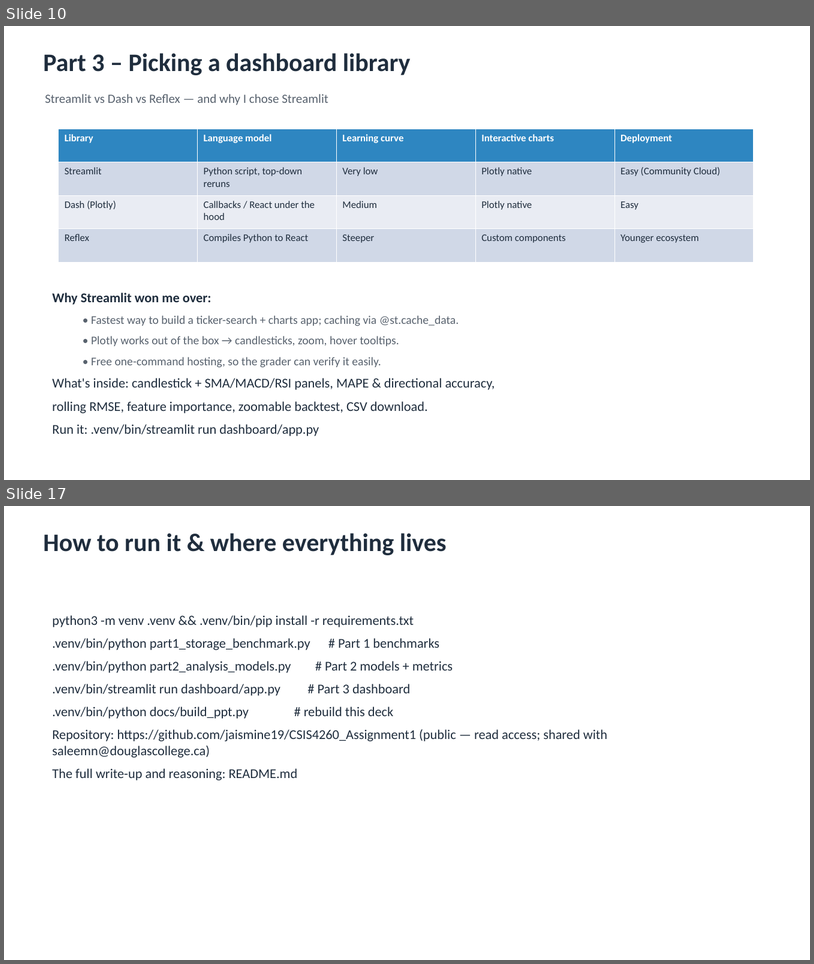
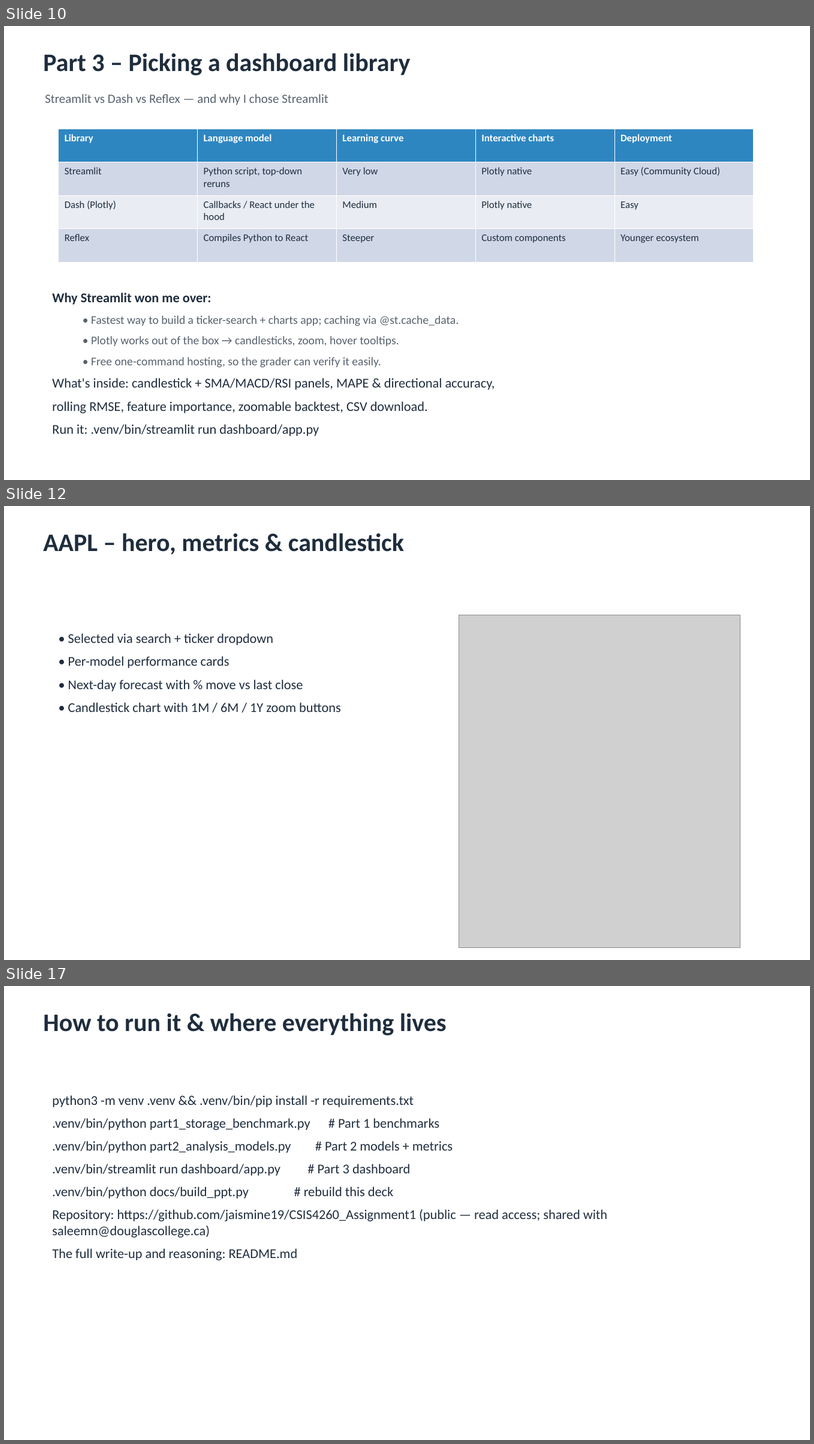
Before and after one commit to jaismine19/NextClose, a slide deck: docs/CSIS4260_Assignment1_Dashboard_Screenshots.pptx. Shown one above the other, each under a label of ours: slides 10 and 17 before the commit, slides 10, 12 and 17 after it; the slides between them are not shown. The pictures are 814x964 and 814x1444 pixels, drawn with LibreOffice and Linux fonts; fonts in the diff are those of the drawing; grey boxes stand for pictures. Boxes give left, top, right and bottom in pixels: in the first picture for what was removed or moved away, otherwise in the second. Text is boxed around its words. In the diff, an @@ line names an element or a change of style, - is before the commit and + after.

Commit message:
Fix dashboard screenshots in the deck: scale images to fit the slide and add description bullets

```diff
--- a/docs/CSIS4260_Assignment1_Dashboard_Screenshots.pptx
+++ b/docs/CSIS4260_Assignment1_Dashboard_Screenshots.pptx
@@ slide 12 added at (4, 506, 810, 960), background #FFFFFF @@
@@ text added at (43, 533, 404, 555), 30 pt, text #1F2D3D, bold @@
+AAPL – hero, metrics & candlestick
@@ picture added at (459, 615, 741, 948) @@
@@ text added at (68, 633, 341, 712), 16 pt, text #1F2D3D @@
+• Selected via search + ticker dropdown
+• Per-model performance cards
+• Next-day forecast with % move vs last close
+• Candlestick chart with 1M / 6M / 1Y zoom buttons
```
Also in this commit, not shown: 4 slides changed, 1 other slide added, 2 slides removed, 1 other file.
